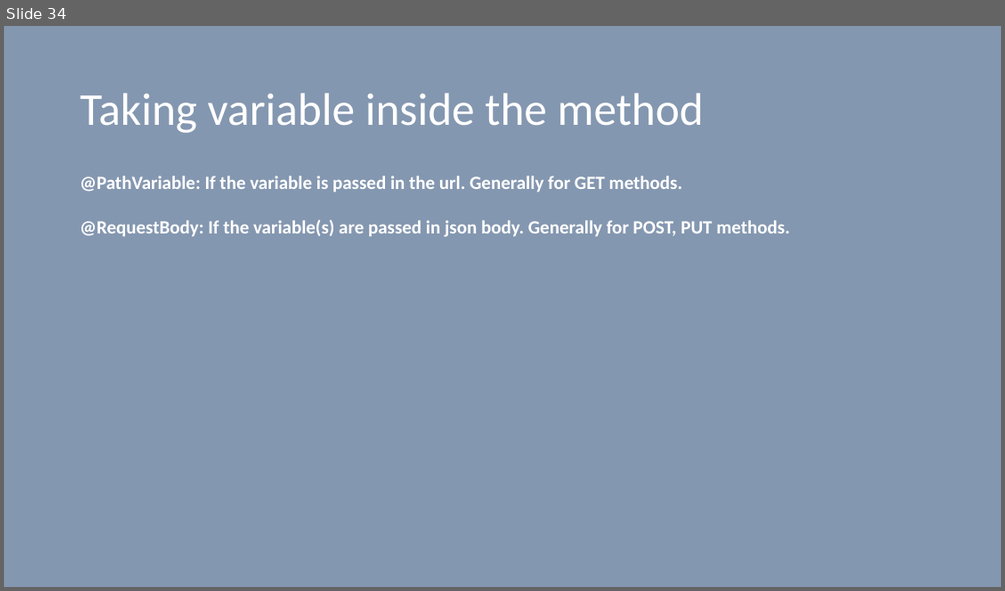
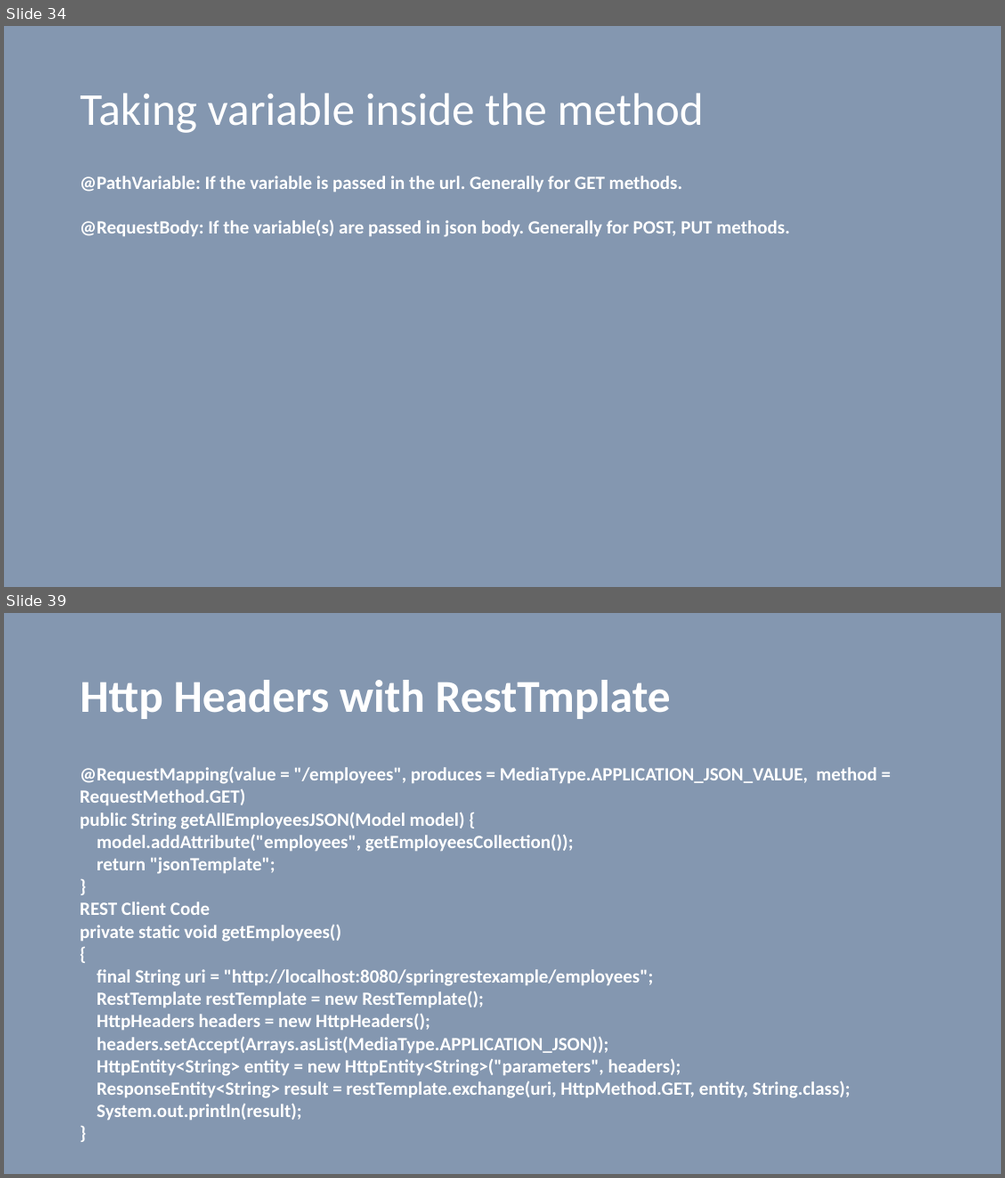
Before and after one commit to vilasvarghese/microservices, a slide deck: training/day1/3SpringBootDay1And2.pptx. Shown one above the other, each under a label of ours: slide 34 before the commit, slides 34 and 39 after it; the slides between them are not shown. The pictures are 1005x591 and 1005x1178 pixels, drawn with LibreOffice and Linux fonts; fonts in the diff are those of the drawing. Boxes give left, top, right and bottom in pixels: in the first picture for what was removed or moved away, otherwise in the second. Text is boxed around its words. In the diff, an @@ line names an element or a change of style, - is before the commit and + after.

```diff
--- a/training/day1/3SpringBootDay1And2.pptx
+++ b/training/day1/3SpringBootDay1And2.pptx
@@ slide 39 added at [4, 613, 1001, 1174], background #8497B0 @@
@@ title added at [80, 680, 671, 719], 44 pt, text #FFFFFF, bold @@
+Http Headers with RestTmplate
@@ text added at [80, 767, 877, 1119], 18 pt, text #FFFFFF, bold @@
+@RequestMapping(value = "/employees", produces = MediaType.APPLICATION_JSON_VALUE, method = RequestMethod.GET)
+public String getAllEmployeesJSON(Model model) {
+model.addAttribute("employees", getEmployeesCollection());
+return "jsonTemplate";
+}
+REST Client Code
+private static void getEmployees()
+{
+final String uri = "http://localhost:8080/springrestexample/employees";
+RestTemplate restTemplate = new RestTemplate();
+HttpHeaders headers = new HttpHeaders();
+headers.setAccept(Arrays.asList(MediaType.APPLICATION_JSON));
+HttpEntity<String> entity = new HttpEntity<String>("parameters", headers);
+ResponseEntity<String> result = restTemplate.exchange(uri, HttpMethod.GET, entity, String.class);
+System.out.println(result);
+}
```
Also in this commit, not shown: 11 other slides added, 17 slides removed, 2 other files.
